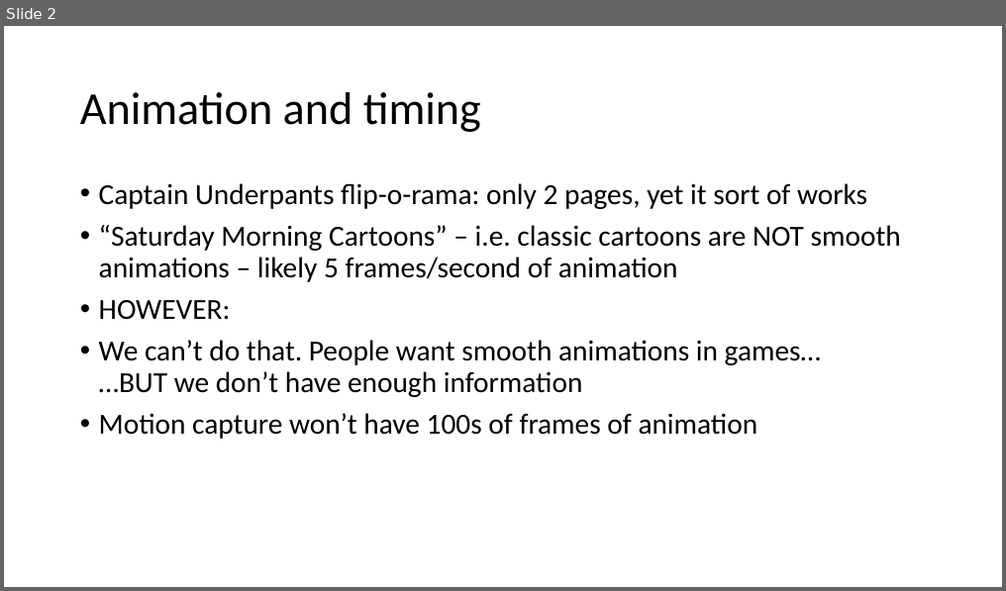
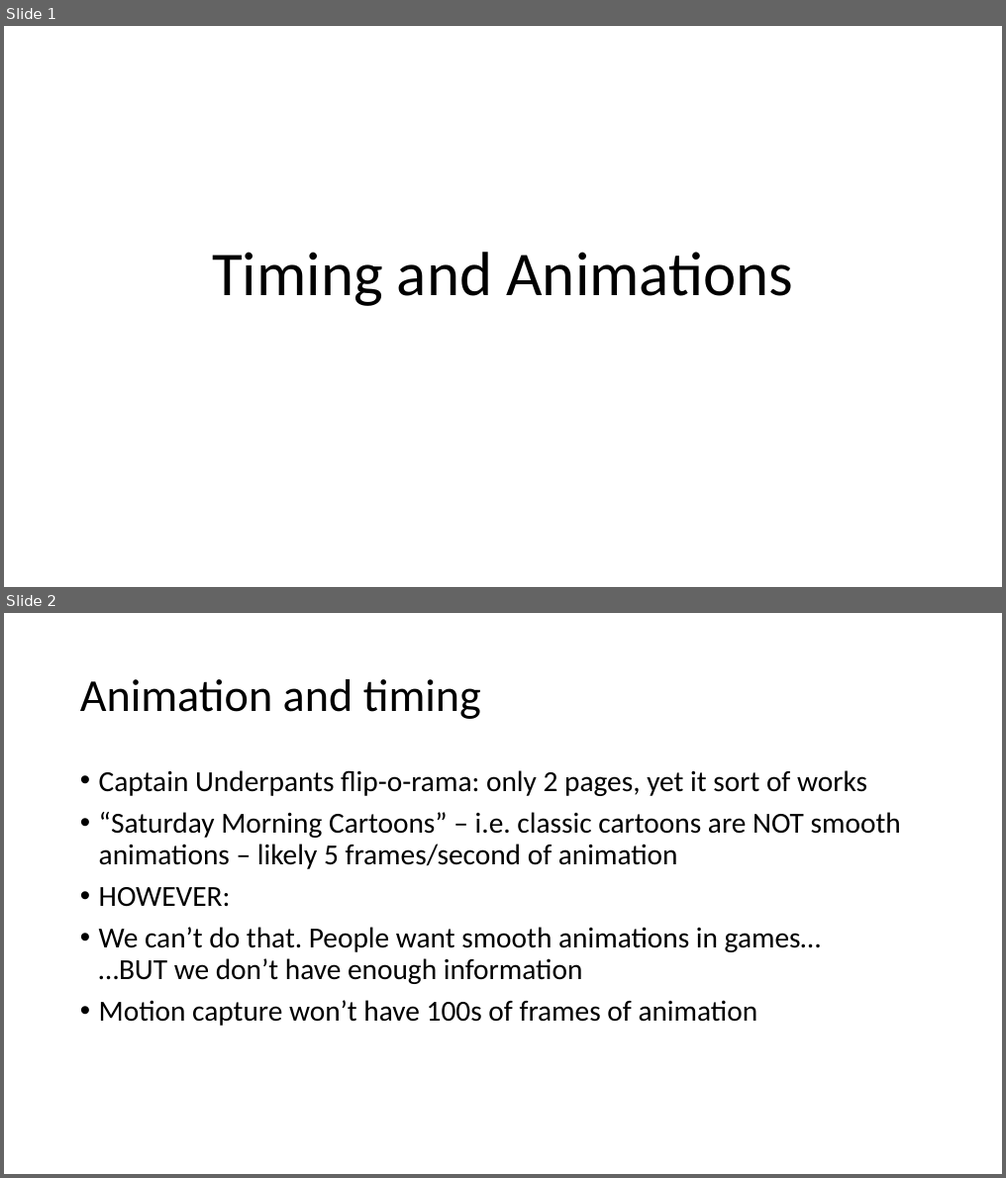
Before and after one commit to FeeneyCodes/GDP202324, a slide deck: 6044_FramPat/D2D/W11/W11_Timing_and_animations.pptx. Shown one above the other, each under a label of ours: slide 2 before the commit, slides 1 and 2 after it. The pictures are 1006x591 and 1006x1178 pixels, drawn with LibreOffice and Linux fonts; fonts in the diff are those of the drawing. Boxes give left, top, right and bottom in pixels: in the first picture for what was removed or moved away, otherwise in the second. Text is boxed around its words. In the diff, an @@ line names an element or a change of style, - is before the commit and + after.

```diff
--- a/6044_FramPat/D2D/W11/W11_Timing_and_animations.pptx
+++ b/6044_FramPat/D2D/W11/W11_Timing_and_animations.pptx
@@ slide 1 added at <box>4,26,1002,587</box>, background #FFFFFF @@
@@ title added at <box>212,252,794,306</box>, 60 pt, text #000000 @@
+Timing and Animations
```
Also in this commit, not shown: 1 slide removed, 30 other files.
